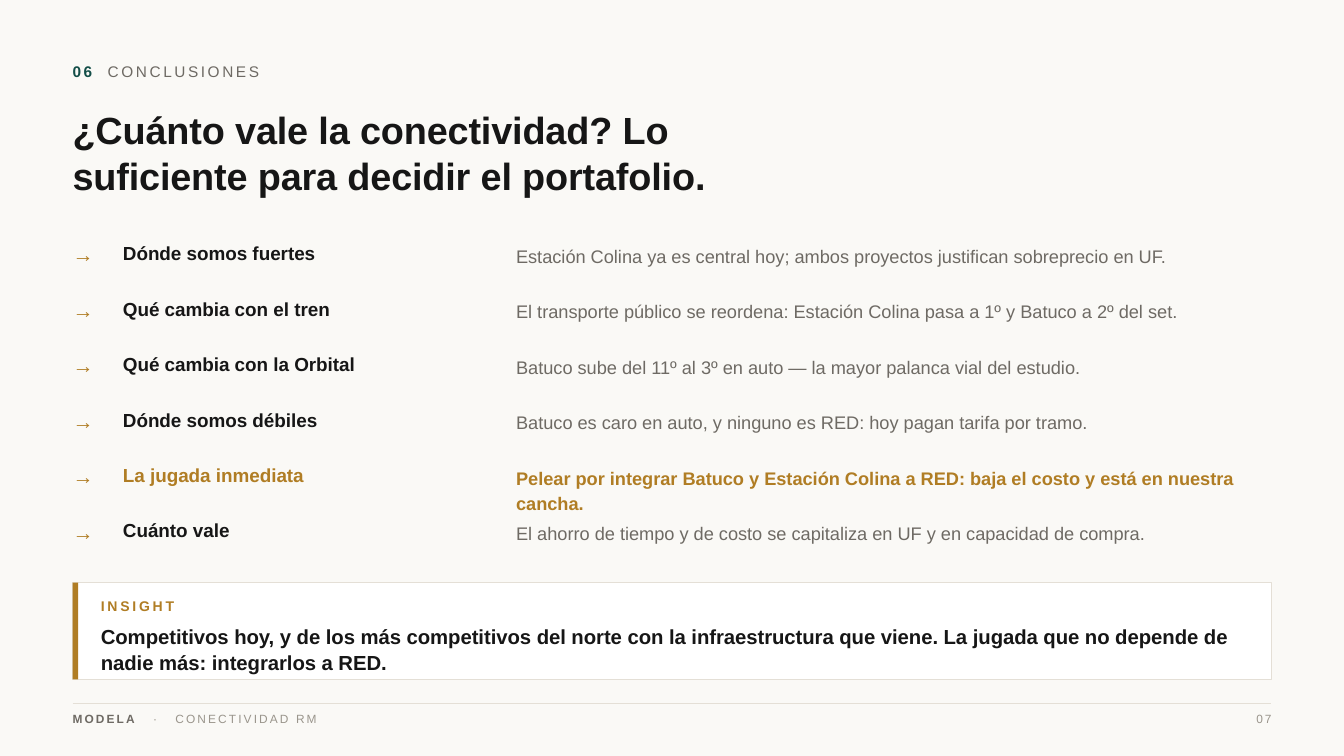
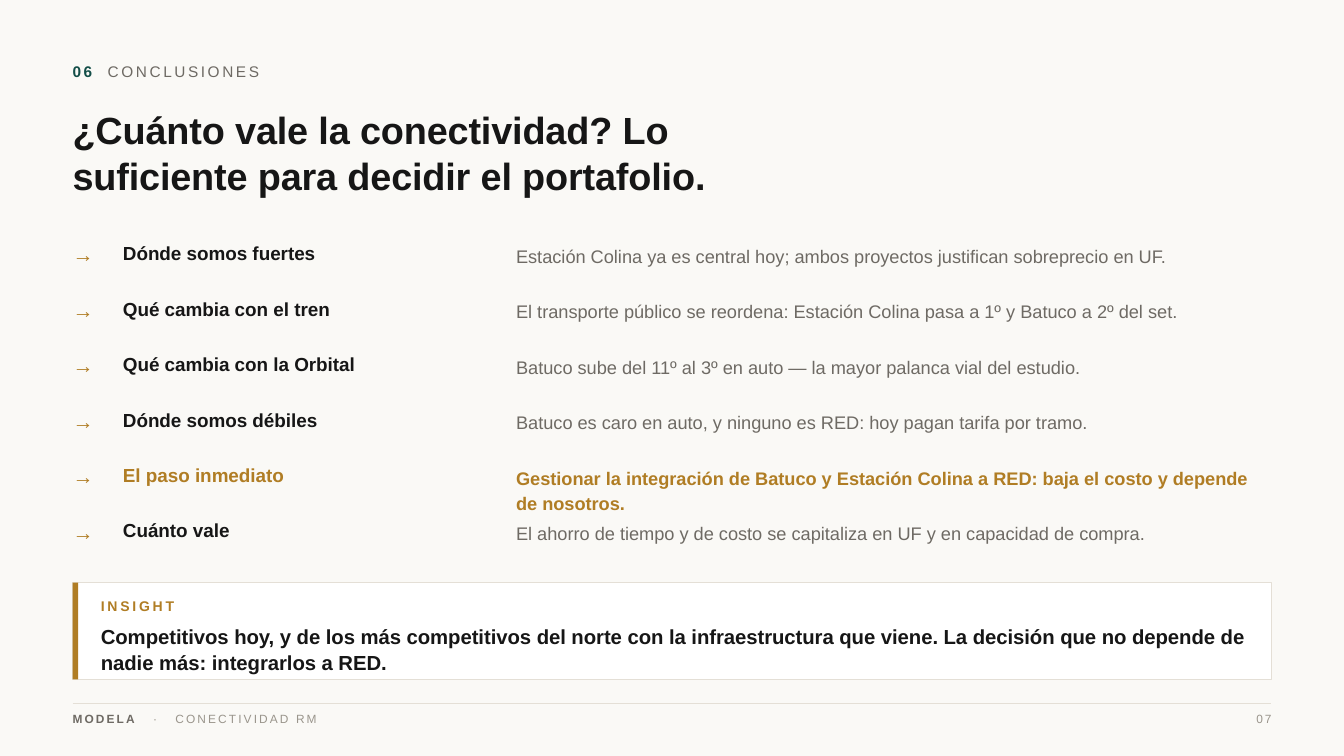
Before and after one commit to modela-simulador/modela-simulador, a slide deck: slide 7 of public/conectividad/Conectividad-Modela-Directorio.pptx. Drawn at 1344x756 pixels with LibreOffice and Linux fonts; fonts in the diff are those of the drawing. Boxes give left, top, right and bottom in pixels: in the first picture for what was removed or moved away, otherwise in the second. Text is boxed around its words. In the diff, an @@ line names an element or a change of style, - is before the commit and + after.

```diff
--- a/public/conectividad/Conectividad-Modela-Directorio.pptx
+++ b/public/conectividad/Conectividad-Modela-Directorio.pptx
@@ text at <box>123,468,284,486</box>: text changed @@
-La jugada inmediata
+El paso inmediato
@@ text at <box>516,471,1248,510</box>: text changed @@
-Pelear por integrar Batuco y Estación Colina a RED: baja el costo y está en nuestra cancha.
+Gestionar la integración de Batuco y Estación Colina a RED: baja el costo y depende de nosotros.
@@ text at <box>101,629,1245,675</box>: text changed @@
-Competitivos hoy, y de los más competitivos del norte con la infraestructura que viene. La jugada que no depende de nadie más: integrarlos a RED.
+Competitivos hoy, y de los más competitivos del norte con la infraestructura que viene. La decisión que no depende de nadie más: integrarlos a RED.
```
Also in this commit, not shown: 3 other slides changed, 39 other files.
